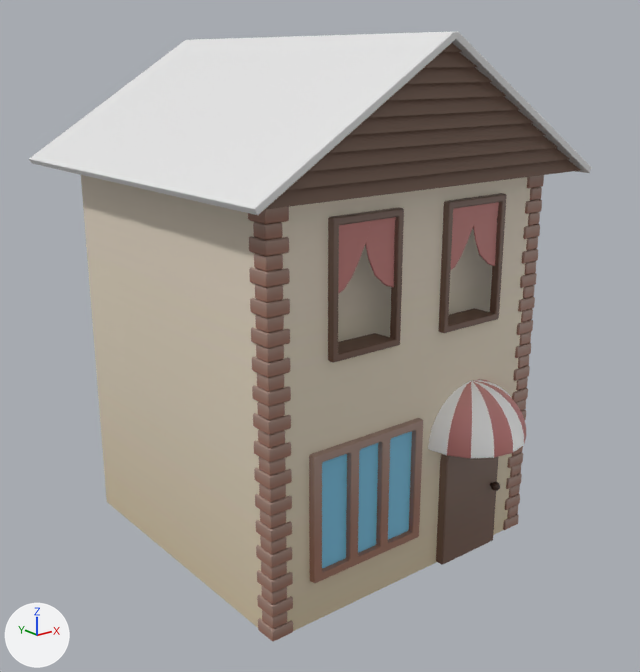
Two versions of the FBX model Assets/Assets/Art/Models/Environment/BackgroundBuilding1.fbx, one commit apart.
One viewpoint serves both versions: a 50 mm lens placed at (-8.35, -8.31, 7.44), pointed at (0.13, 2.29, 3.2). The axes (+X, +Y, +Z) are drawn at lower left. The lights are the same throughout. Vertices at the same position are counted once.

Before the edit, the objects in view are built like this:
```python
me_cube_053 = bpy.data.meshes.new('Cube.053')
me_cube_053.from_pydata(...)  # 2493 vertices, 2534 faces; spans x -3.0..3.0, y -0.86..5.8, z 0.0..7.75
# faces by material slot: [54, 2477, 3]
me_cube_053.materials.append(mat_roof)  # its picture is missing
me_cube_053.materials.append(mat_gradient)  # picture img_flowerpallate_psd
me_cube_053.materials.append(mat_glass)  # blue #7cc6e7
ob_backgroundbuilding1 = bpy.data.objects.new('BackgroundBuilding1', me_cube_053)
ob_backgroundbuilding1.location = (0.0, 0.0, 0.0)
```
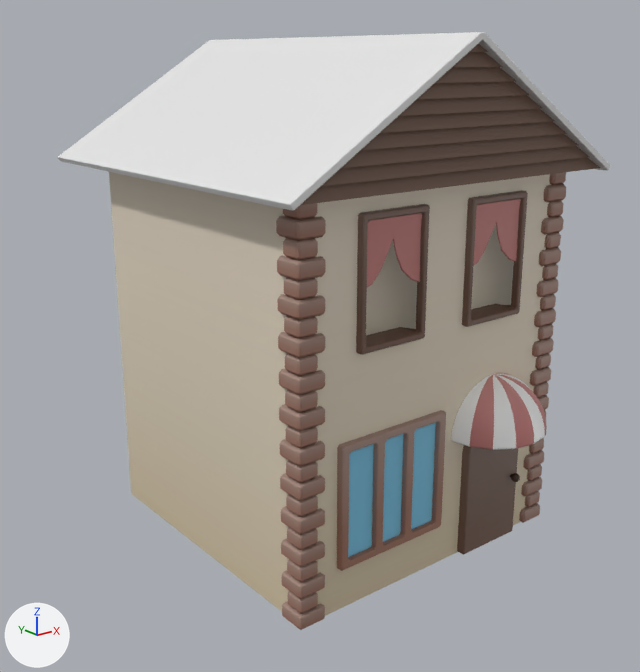
Boxes (x1, y1, x2, y2) around the edits, measured in the pictures (640 x 672 px; the box of a moved part takes in the faces that stretch with it):
```json
{"object": "BackgroundBuilding1", "change": "reshaped, moved", "before": [29, 32, 591, 642], "after": [58, 32, 611, 630]}
{"part": 1, "of": "me_cube_053", "change": "moved or reshaped", "before": [436, 454, 498, 565], "after": [457, 445, 518, 555]}
{"part": 2, "of": "me_cube_053", "change": "moved or reshaped", "before": [490, 482, 500, 491], "after": [510, 473, 520, 482]}
{"part": 3, "of": "me_cube_053", "change": "moved or reshaped", "before": [81, 175, 531, 631], "after": [109, 172, 551, 616]}
{"part": 4, "of": "me_cube_053", "change": "moved or reshaped", "before": [451, 205, 479, 270], "after": [474, 201, 502, 265]}
{"part": 5, "of": "me_cube_053", "change": "moved or reshaped", "before": [365, 217, 396, 288], "after": [496, 199, 521, 262]}
{"part": 6, "of": "me_cube_053", "change": "added", "after": [393, 213, 422, 282], "on screen": "brown"}
{"part": 7, "of": "me_cube_053", "change": "moved or reshaped", "before": [29, 32, 591, 215], "after": [58, 32, 611, 211]}
{"part": 8, "of": "me_cube_053", "change": "rebuilt", "before": [439, 193, 507, 333], "after": [356, 204, 430, 355], "on screen": "9% wider, 8% taller"}
{"part": 9, "of": "me_cube_053", "change": "deleted", "before": [248, 43, 580, 642], "on screen": "brown"}
{"part": 10, "of": "me_cube_053", "change": "built on", "before": [309, 202, 526, 584], "after": [276, 43, 600, 630]}
```

The change, as JSON lines over the scene's bpy script:
```json
{"block": "me_cube_053", "where": "# used by ob_backgroundbuilding1; location = (0.0, 0.0, 0.0)"}
{"op": "remove", "block": "me_cube_053", "code": "me_cube_053.from_pydata(...)  # 2493 vertices, 2534 faces; spans x -3.0..3.0, y -0.86..5.8, z 0.0..7.75"}
{"op": "add", "block": "me_cube_053", "code": "me_cube_053.from_pydata(...)  # 2109 vertices, 2118 faces; spans x -0.5..5.5, y -0.86..5.8, z -0.01..7.75"}
{"block": "me_cube_053", "change": "me_cube_053 part 1: the loose piece of 46 vertices spanning x 0.59..1.79, y -0.14..0.01, z 0.0..2.2 is moved by (2.5, 0.0, 0.0)"}
{"block": "me_cube_053", "change": "me_cube_053 part 2: the loose piece of 105 vertices spanning x 1.56..1.71, y -0.29..-0.11, z 0.99..1.14 is moved by (2.5, 0.0, 0.0)"}
{"block": "me_cube_053", "change": "me_cube_053 part 3: the loose piece of 48 vertices spanning x -2.5..2.5, y 0.0..5.0, z 0.0..6.0 is moved by (2.5, 0.0, 0.0)"}
{"block": "me_cube_053", "change": "me_cube_053 part 4: the loose piece of 46 vertices spanning x 0.44..1.11, y -0.07..0.0, z 4.6..5.58 is moved by (2.5, 0.0, 0.0)"}
{"block": "me_cube_053", "change": "me_cube_053 part 5: the loose piece of 46 vertices spanning x -1.06..-0.45, y -0.05..0.01, z 4.55..5.58 is moved by (4.51, 0.0, 0.0)"}
{"block": "me_cube_053", "change": "me_cube_053 part 6: the loose piece of 46 vertices spanning x 0.95..1.56, y -0.05..0.01, z 4.55..5.58 is copied, and the copy is moved by (0.49, 0.0, 0.0); it spans x 1.44..2.05, y -0.05..0.01, z 4.55..5.58"}
{"block": "me_cube_053", "change": "me_cube_053 part 7: the loose piece of 46 vertices spanning x -3.0..3.0, y -0.51..5.8, z 5.84..7.75 is moved by (2.5, 0.0, 0.0)"}
{"block": "me_cube_053", "change": "me_cube_053 part 8: the loose piece of 52 vertices spanning x 0.44..1.63, y -0.1..0.31, z 3.72..5.61 is rebuilt with 52 vertices and now spans x 0.93..2.12, y -0.1..0.31, z 3.72..5.61"}
{"block": "me_cube_053", "change": "me_cube_053 part 9: 77 loose pieces with 1699 vertices, spanning x -2.89..2.89, y -0.41..0.47, z 0.0..7.68, are deleted"}
{"block": "me_cube_053", "change": "me_cube_053 part 10: 395 vertices removed from x -1.88..2.07, y -0.86..0.03, z 0.66..5.58; 1665 vertices added at x -0.39..5.39, y -0.86..0.47, z -0.01..7.68"}
{"op": "set", "path": "ob_backgroundbuilding1.location", "old": "(0.0, 0.0, 0.0)", "new": "(-2.02, 0.0, 0.0)"}
```
